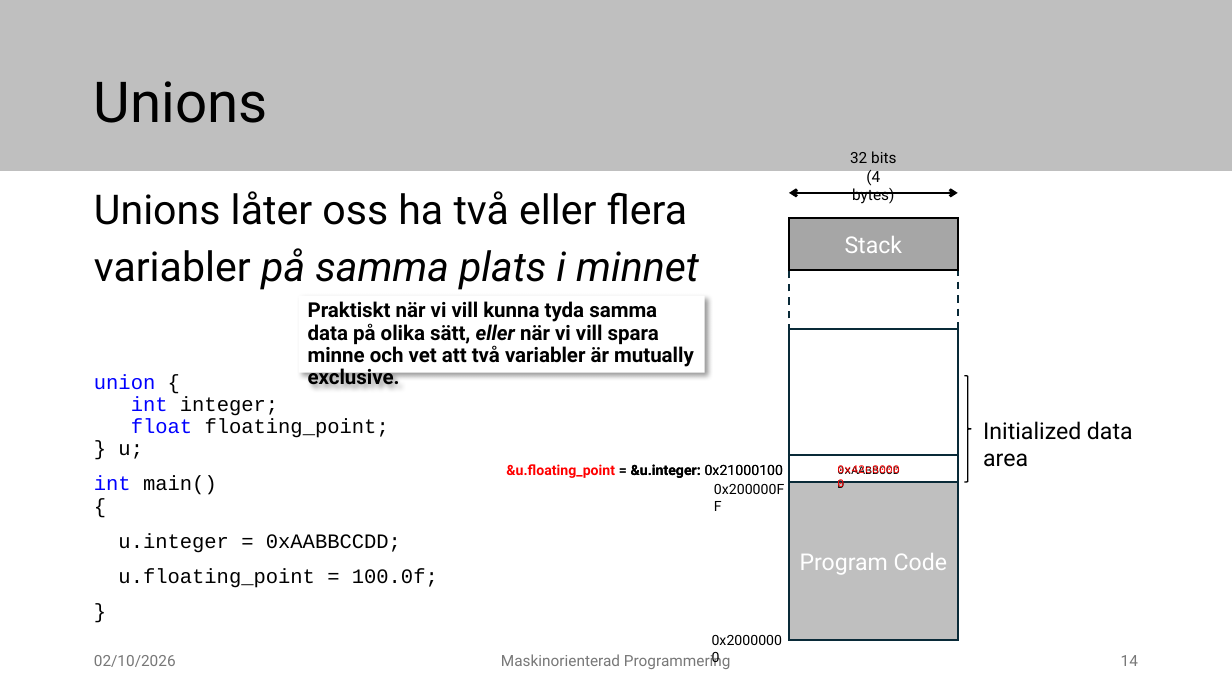
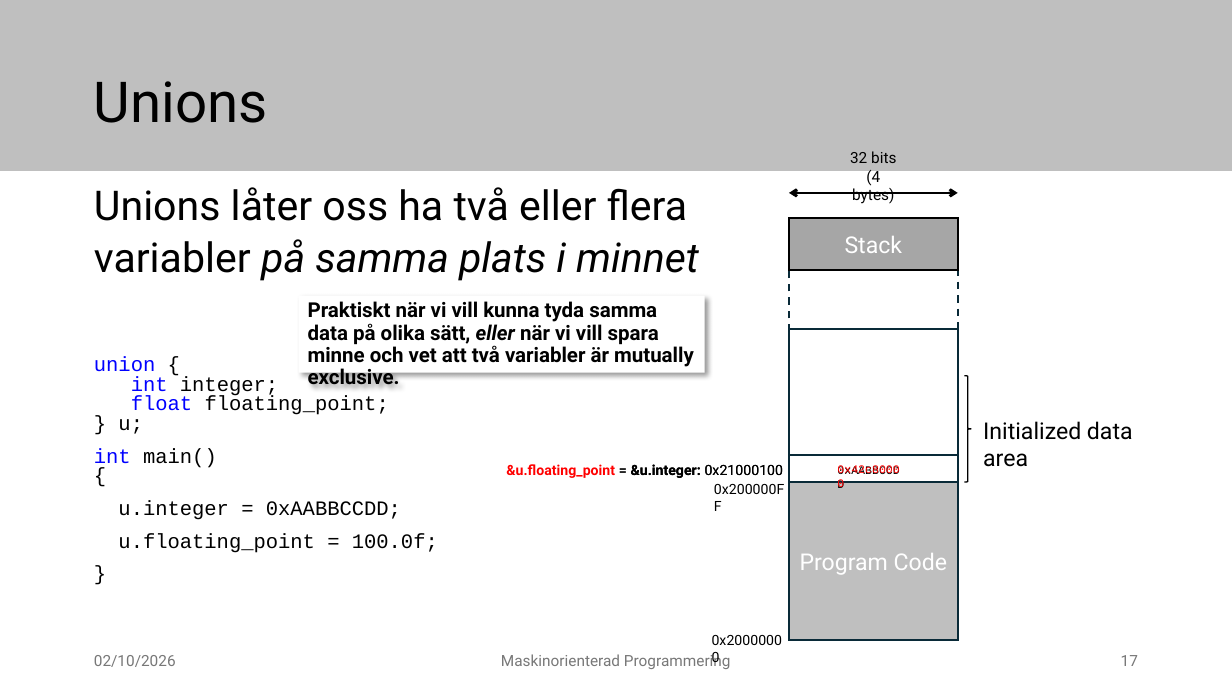
Before and after one commit to elias-at-chalmers/mop-lecture_notes-mirror, a slide deck: slide 17 of slides/lecture07_structures.pptx (slide 14 before the commit). Drawn at 1232x693 pixels with LibreOffice and Linux fonts; fonts in the diff are those of the drawing. Boxes give left, top, right and bottom in pixels: in the first picture for what was removed or moved away, otherwise in the second. Text is boxed around its words. In the diff, an @@ line names an element or a change of style, - is before the commit and + after.

```diff
--- a/slides/lecture07_structures.pptx
+++ b/slides/lecture07_structures.pptx
@@ text "Unions låter oss ha två ..." at <box>94,187,699,553</box>: line spacing 0.9 to 0.8 @@
@@ page number at <box>1121,655,1138,666</box>: text changed @@
-14
+17
```
Also in this commit, not shown: 5 other slides changed, 10 slides added, 5 slides removed.
